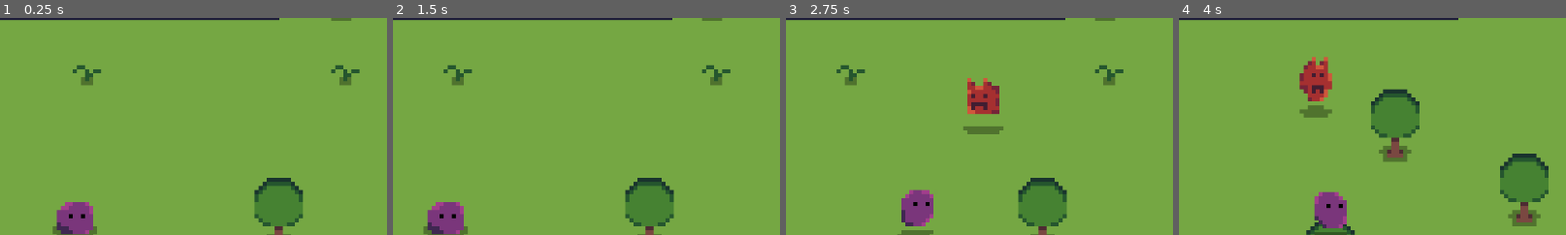
Above: before the commit, frames 1-4 (left to right).
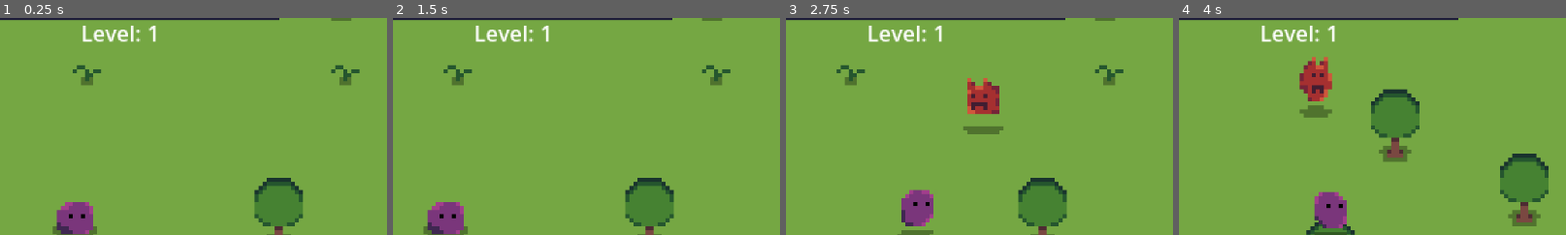
Above: after the commit, the same moments.

Repository: zmoreq/MiniProjectGodot-1-
Game: Godot game, scene res://scenes/game.tscn
Two runs of this game, one before a commit and one after it. Both use one fixed random seed, a clock stepped at 60 frames per second and the inputs below.
Inputs (mouse positions are % of the whole screen's width and height, from its top left):
- Up to frame 1 (0.25 s): no input
- Up to frame 2 (1.5 s): click "next wave" at 0.5 s; click "next wave" at 1.25 s
- Up to frame 3 (2.75 s): move the mouse to (72, 45) at 2.02 s; hold D (move_right) from 2.03 s (still down); tap Space (attack) at 2.1 s
- Up to frame 4 (4 s): move the mouse to (30, 55) at 2.77 s; release D (move_right) at 2.78 s; hold S (move_down) 2.78-3.53 s; tap Space (attack) at 2.85, 3.6 s; move the mouse to (60, 28) at 3.52 s; hold D (move_right) from 3.53 s (still down)
The pictures show only the part of the screen within x 33-83%, y 5-55%; the shares and areas given below are measured in that part.

The runs differ from the first frame. In frame 1, 0.7% of the frame differs, in the area x 21-41%, y 3-12%; in frame 2, 0.7%; in frame 3, 0.7%; in frame 4, 0.7%.
Error before the commit: Invalid access to property or key '3' on a base object of type 'Dictionary'. (res://scripts/managers/enemy_manager.gd:66)
Error after the commit: Invalid access to property or key '3' on a base object of type 'Dictionary'. (res://scripts/managers/enemy_manager.gd:67)

Commit message:
Modular upgrades update
Added initial upgrades scene

Diff:
--- a/project.godot
+++ b/project.godot
@@ -18,6 +18,7 @@
 [autoload]
 
 LevelManager="*res://scripts/managers/level_manager.gd"
+UpgradesData="*res://scripts/upgrades_data.gd"
 
 [display]
 
--- a/scenes/game.tscn
+++ b/scenes/game.tscn
@@ -1,6 +1,6 @@
 [gd_scene load_steps=12 format=4 uid="uid://bx71ayt52r48c"]
 
-[ext_resource type="Script" uid="uid://c1hn4bprdnisp" path="res://scenes/game.gd" id="1_kiw3p"]
+[ext_resource type="Script" uid="uid://c1hn4bprdnisp" path="res://scripts/game.gd" id="1_kiw3p"]
 [ext_resource type="PackedScene" uid="uid://w1a1jo5wmw3o" path="res://scenes/Player.tscn" id="1_qbsmt"]
 [ext_resource type="Texture2D" uid="uid://bd3jg5xsw3ei0" path="res://sprites/map.png" id="2_cpr0p"]
 [ext_resource type="Script" uid="uid://cadxiqjpjjwf2" path="res://scripts/button.gd" id="5_aug50"]
@@ -181,6 +181,14 @@
 texture_progress = ExtResource("6_400sg")
 metadata/_edit_use_anchors_ = true
 
+[node name="Level Text" type="RichTextLabel" parent="UI"]
+offset_left = 501.0
+offset_top = 31.0
+offset_right = 573.0
+offset_bottom = 71.0
+scale = Vector2(2.01, 2.01)
+text = "Level: 1"
+
 [node name="Enemies" type="Node2D" parent="."]
 
 [node name="Debug pozycji" type="Node2D" parent="."]
--- a/scenes/upgrade_card.tscn
+++ b/scenes/upgrade_card.tscn
@@ -3,7 +3,9 @@
 [ext_resource type="Texture2D" uid="uid://ccsvrs1go2dcp" path="res://sprites/upgrade_card.png" id="1_62kwj"]
 [ext_resource type="Script" uid="uid://cl68ywooa3osf" path="res://scripts/upgrade_card.gd" id="1_ew4bf"]
 
-[node name="Upgrade Card" type="Node2D"]
+[node name="Upgrade Card" type="Control"]
+layout_mode = 3
+anchors_preset = 0
 script = ExtResource("1_ew4bf")
 
 [node name="Sprite2D" type="Sprite2D" parent="."]
@@ -11,10 +13,12 @@
 
 [node name="Text" type="RichTextLabel" parent="."]
 offset_left = -10.0
-offset_top = 2.0
-offset_right = 123.0
-offset_bottom = 82.0
-scale = Vector2(0.15, 0.15)
+offset_top = 3.0
+offset_right = 190.0
+offset_bottom = 113.0
+scale = Vector2(0.1, 0.1)
 text = "Lorem ipsum dolores"
 fit_content = true
 horizontal_alignment = 1
+
+[connection signal="mouse_entered" from="." to="." method="_on_mouse_entered"]
--- /dev/null
+++ b/scenes/upgrades_screen.tscn
@@ -0,0 +1,34 @@
+[gd_scene load_steps=2 format=3 uid="uid://br41bw14hwnwm"]
+
+[ext_resource type="PackedScene" uid="uid://dcj5rik3c1ug0" path="res://scenes/upgrade_card.tscn" id="1_km6si"]
+
+[node name="Upgrades Screen" type="CanvasLayer"]
+process_mode = 4
+
+[node name="ColorRect" type="ColorRect" parent="."]
+offset_right = 1152.0
+offset_bottom = 648.0
+size_flags_horizontal = 3
+size_flags_vertical = 3
+color = Color(0, 0, 0, 0.490196)
+
+[node name="Upgrade Card" parent="." instance=ExtResource("1_km6si")]
+offset_left = 261.0
+offset_top = 333.0
+offset_right = 261.0
+offset_bottom = 333.0
+scale = Vector2(9, 9)
+
+[node name="Upgrade Card2" parent="." instance=ExtResource("1_km6si")]
+offset_left = 904.0
+offset_top = 337.0
+offset_right = 904.0
+offset_bottom = 337.0
+scale = Vector2(9, 9)
+
+[node name="Upgrade Card3" parent="." instance=ExtResource("1_km6si")]
+offset_left = 571.0
+offset_top = 330.0
+offset_right = 571.0
+offset_bottom = 330.0
+scale = Vector2(9, 9)
--- a/scripts/managers/enemy_manager.gd
+++ b/scripts/managers/enemy_manager.gd
@@ -43,6 +43,7 @@
 			wave_timer.stop()
 		if !enemies_alive() and !wave_finished_emitted:
 			emit_signal("wave_finished")
+			current_enemy_count = 0
 			wave_finished_emitted = true
 
 
--- a/scripts/managers/level_manager.gd
+++ b/scripts/managers/level_manager.gd
@@ -1,9 +1,12 @@
 extends Node
 
+const UPGRADES_SCREEN = preload("res://scenes/upgrades_screen.tscn")
 const EXP_ORB = preload("res://scenes/experience_orb.tscn")
+
 @onready var game_node = get_tree().get_root().get_node("Game")
 @onready var orbs_container = game_node.get_node("Exp Orbs")
 @onready var enemy_manager = game_node.get_node("Enemy Manager")
+@onready var level_text: RichTextLabel = game_node.get_node("UI").get_node("Level Text")
 
 var experience = 0
 var max_experience = 100
@@ -24,9 +27,7 @@
 	experience += value
 
 	if experience >= max_experience:
-		level += 1
-		experience_bar.value = 0
-		experience = 0
+		level_up()
 
 func _on_enemy_died(position: Vector2, exp_value):
 	var exp_orb = EXP_ORB.instantiate()
@@ -43,3 +44,16 @@
 func _on_wave_finished():
 	print("Widze ze wave sie skonczyl!!!")
 	emit_signal("orbs_can_move")
+
+func level_up():
+	get_tree().paused = true
+	level += 1
+	level_text.text = "Level: " + str(level)
+	experience_bar.value = 0
+	experience = 0
+
+	show_upgrades()
+
+func show_upgrades():
+	var upgrades = UPGRADES_SCREEN.instantiate()
+	game_node.add_child(upgrades)
--- a/scripts/upgrade_card.gd
+++ b/scripts/upgrade_card.gd
@@ -1,7 +1,12 @@
-extends Node2D
+extends Control
+
+@onready var text_label: RichTextLabel = $Text
+var multiplier
+var stat
+var text
 
 func _ready() -> void:
-	pass
+	set_data()
 
 func _process(delta: float) -> void:
 	pass
@@ -10,4 +15,15 @@
 	pass
 
 func set_data():
-	pass
+	var random_choice = randi_range(1, UpgradesData.data.size() - 1)
+	var data = UpgradesData.data[random_choice]
+
+	text = data["text"]
+	multiplier = data["multiplier"]
+	stat = data["stat"]
+
+	text_label.text = text + "\n" + stat + " = " + str(multiplier)
+
+
+func _on_mouse_entered() -> void:
+	scale = Vector2(2, 2)
Renamed: scenes/game.gd -> scripts/game.gd
Renamed: scenes/game.gd.uid -> scripts/game.gd.uid
